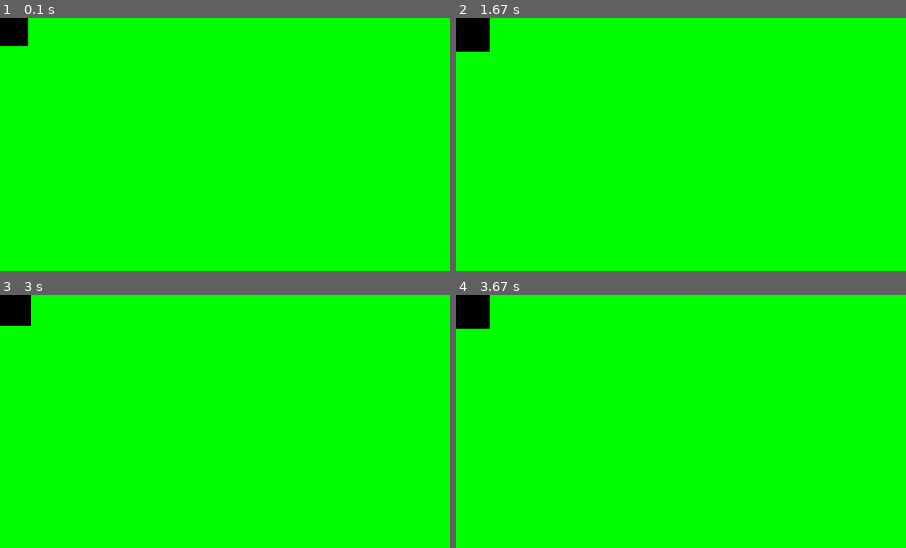
Above: before the commit, frames 1-4 (two rows, left to right).
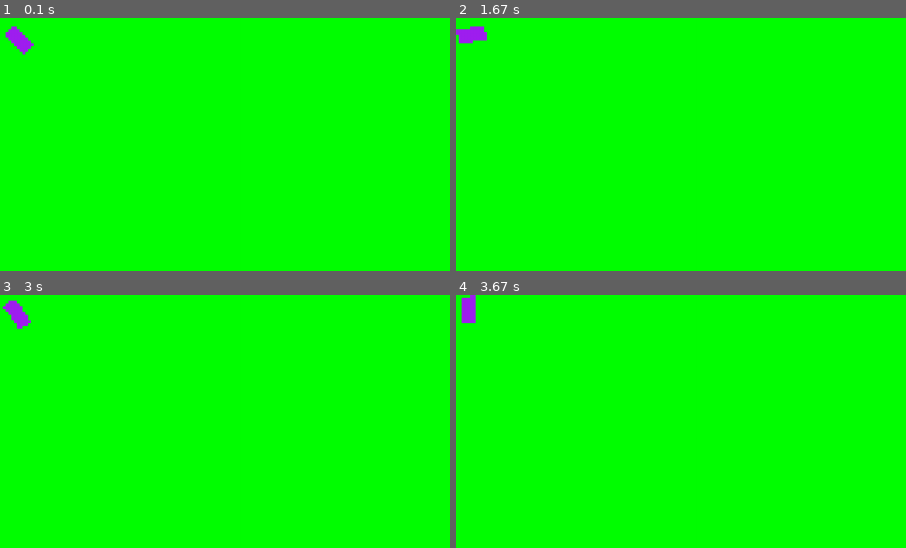
Above: after the commit, the same moments.

Repository: CocoMarck/Juego-cuadradoFeliz-2
Game: pygame game, started from main.py
Same seed, same stepped clock (60 frames per second), same inputs: the game is played once before the commit and once after it.
Inputs:
- Up to frame 1 (0.1 s): no input
- Up to frame 2 (1.67 s): no input
- Up to frame 3 (3 s): no input
- Up to frame 4 (3.67 s): no input
The pictures show only the part of the screen within x 0-50%, y 0-50%; the shares and areas given below are measured in that part.

The runs differ from the first frame. In frame 1, 0.8% of the frame differs, in the area x 0-8%, y 0-15%; in frame 2, 1.0%, in the area x 0-8%, y 0-14%; in frame 3, 0.9%; in frame 4, 1.0%.

Commit message:
graphic utils

Diff:
--- /dev/null
+++ b/core/pygame/graphics_utils.py
@@ -0,0 +1,17 @@
+import pygame
+
+def surface_with_background( size:tuple, color='black' ):
+    max_size = max(size)
+    surf = pygame.Surface( (max_size, max_size), pygame.SRCALPHA )
+    figure = pygame.Surface( size )
+    figure.fill( color )
+
+    position = [0,0]
+    if max_size != size[0]:
+        position[0] = max_size*0.5 -size[0]*0.5
+    if max_size != size[1]:
+        position[1] = max_size*0.5 -size[1]*0.5
+
+    surf.blit( figure, position )
+
+    return surf
--- a/entities/game_object.py
+++ b/entities/game_object.py
@@ -38,12 +38,13 @@
         self.surf = surf.copy()
         self.rect = surf.get_rect( topleft=self._SPAWN_POSITION )
 
-    def flip_surface(self):
+    def build_surf(self):
         self.surf = pygame.transform.flip( self._SURF_BASE, self.flip_x, self.flip_y )
 
     def resize_rect(self):
         if self.surf.get_size() != self.rect.size:
-            self.surf = pygame.transform.scale(self._SURF_BASE, self.rect.size)
+            position = (self.rect.x, self.rect.y)
+            self.rect = self.surf.get_rect( topleft=position )
 
     def set_alpha(self, alpha: int ):
         self.surf.set_alpha( alpha )
@@ -57,8 +58,9 @@
         '''
         self.angle = normalize_angle( self.angle )
         if self.angle != 0:
-            self.flip_surface()
+            self.build_surf()
             self.surf = pygame.transform.rotate( self.surf, self.angle )
+            self.resize_rect()
 
     # Sonido
     def get_volume(self):
--- a/main.py
+++ b/main.py
@@ -1,11 +1,12 @@
 import pygame
 from entities.game_object import GameObject
+from core.pygame.graphics_utils import surface_with_background
 
 
 
 # Constantes
 GAME_TITLE = 'Cuadrado Feliz 2'
-FPS = 0
+FPS = 100
 
 WINDOW_SIZE = (960, 540)
 RENDER_RESOLUTION = (320, 180)
@@ -25,7 +26,7 @@
 
 # Objetos
 example_object = GameObject(
-    surf = pygame.Surface( (GRID_SIZE, GRID_SIZE) )
+    surf=surface_with_background( (GRID_SIZE*0.5, GRID_SIZE), "purple" )
 )
 count = 0
 
@@ -50,9 +51,9 @@
 
     ## Objetos
     count += dt
-    if count >= 0.2:
+    if count >= 0.01:
         count = 0
-        example_object.angle += 25
+        example_object.angle += 5
         example_object.rotate_surface()
     render_surface.blit( example_object.surf, example_object.rect )
 
